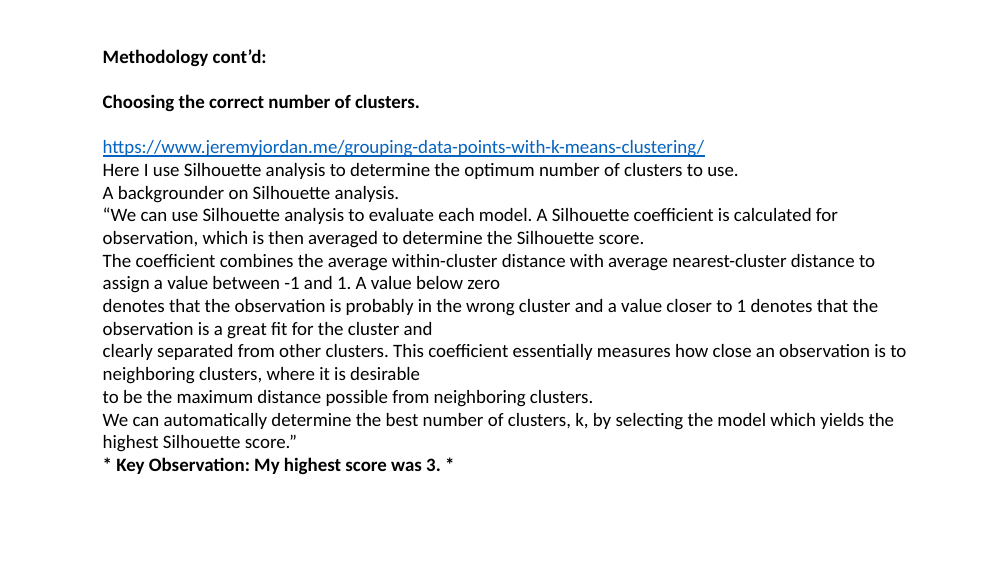
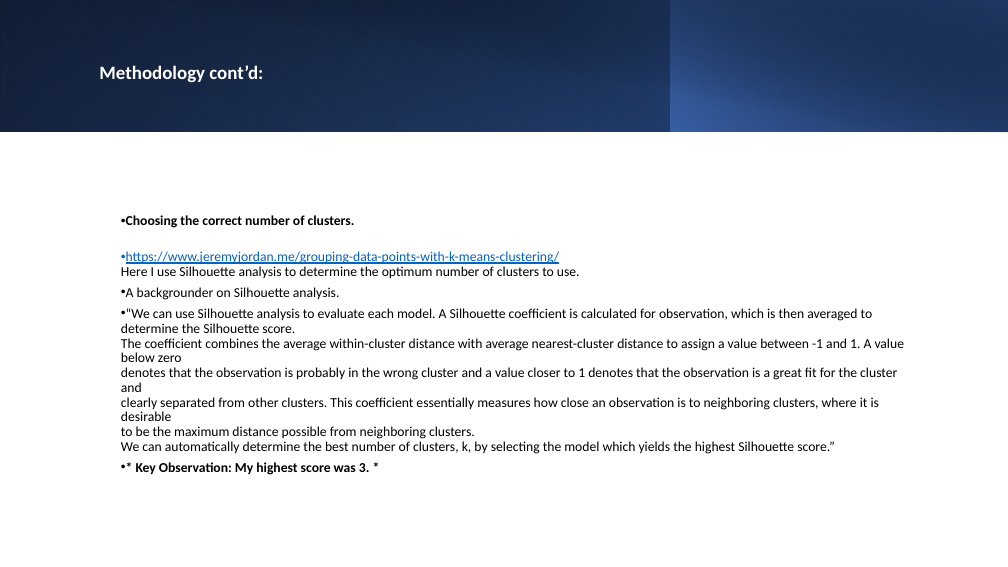
Before and after one commit to vir007/Coursera_Capstone, a slide deck: slide 8 of Week 4_5/Week_5_Presentation.pptx. Drawn at 1008x567 pixels with LibreOffice and Linux fonts; fonts in the diff are those of the drawing. Boxes give left, top, right and bottom in pixels: in the first picture for what was removed or moved away, otherwise in the second. Text is boxed around its words. In the diff, an @@ line names an element or a change of style, - is before the commit and + after.

```diff
--- a/Week 4_5/Week_5_Presentation.pptx
+++ b/Week 4_5/Week_5_Presentation.pptx
@@ rectangle added at [0, 0, 1008, 132], fill gradient #000000 to #2F5597 @@
@@ rectangle added at [0, 0, 671, 132], fill gradient #4472C4 to #203864 @@
@@ rectangle added at [38, 0, 1008, 132], fill gradient #000000 to #203864 @@
@@ rectangle added at [671, 0, 1008, 132], fill gradient #4472C4 to #000000 @@
@@ text at [103, 49, 267, 67]: paragraph removed @@
-Methodology cont’d:
@@ text added at [99, 65, 263, 83], 18 pt, text #FFFFFF, bold @@
+Methodology cont’d:
@@ text "Choosing the correct number of ...": place and size @@
-text "Choosing the correct number of ..." at [103, 49, 906, 475]
+text "Choosing the correct number of ..." at [121, 215, 905, 475]
@@ text "Choosing the correct number of ..." at [121, 215, 905, 475]: size 18 to 13 pt; bullet none to •; line spacing 1 to 0.9; more space between paragraphs; vertical alignment top to middle @@
```
Also in this commit, not shown: 10 other slides changed, 1 other file.
